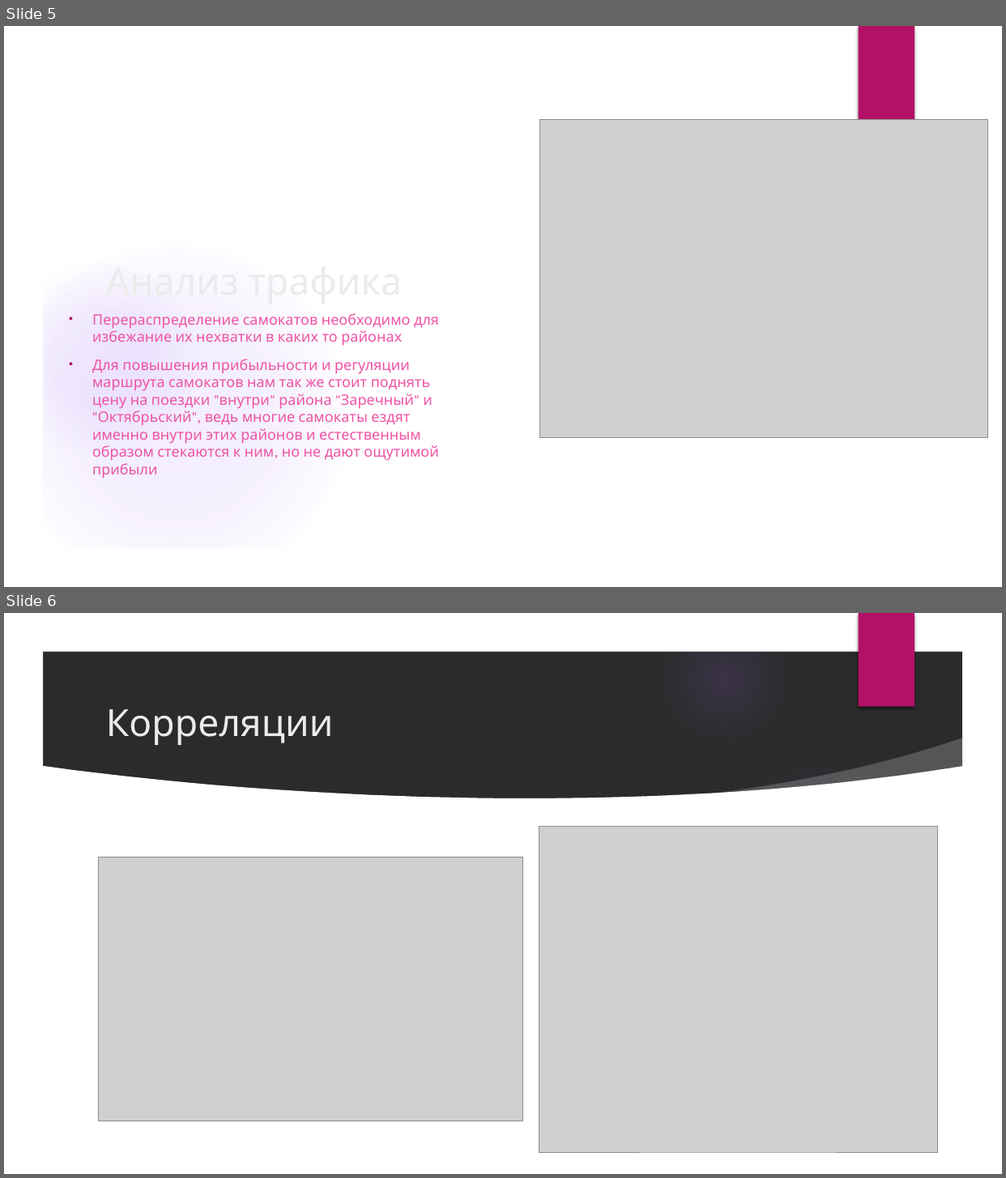
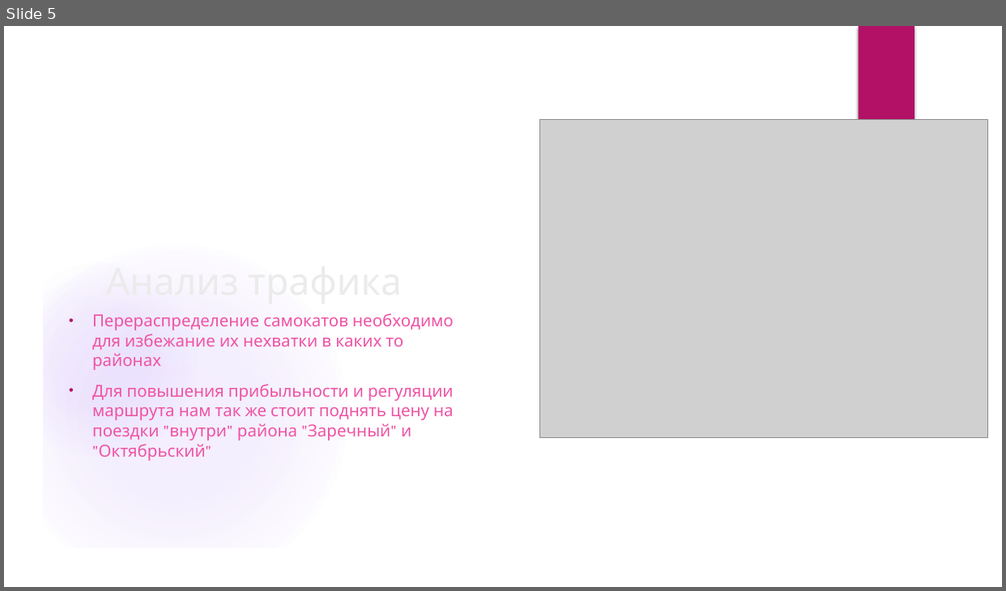
Before and after one commit to BlackkkMaster/ad_project_team16, a slide deck: Исследование спроса на самокаты.pptx. Shown one above the other, each under a label of ours: slides 5 and 6 before the commit, slide 5 after it. The pictures are 1006x1178 and 1006x591 pixels, drawn with LibreOffice and Linux fonts; fonts in the diff are those of the drawing; grey boxes stand for pictures; background and template pictures are left out; a plain dark background stands for a picture behind light text. Boxes give left, top, right and bottom in pixels: in the first picture for what was removed or moved away, otherwise in the second. Text is boxed around its words. In the diff, an @@ line names an element or a change of style, - is before the commit and + after.

```diff
--- a/Исследование спроса на самокаты.pptx
+++ b/Исследование спроса на самокаты.pptx
@@ slide 6 removed at box(4, 613, 1002, 1174), background picture (left out); not listed: 6 template elements that a slide beside it also shows @@
@@ title removed at box(106, 709, 334, 745) @@
-Корреляции
@@ freeform shape removed at box(698, 738, 971, 820) @@
@@ ellipse removed at box(709, 750, 939, 981) @@
@@ freeform shape removed at box(41, 766, 965, 1137) @@
@@ picture removed at box(539, 826, 938, 1152) @@
@@ picture removed at box(98, 857, 522, 1122) @@
@@ slide 5 changed as well @@
@@ text at box(92, 314, 454, 370): size 14 to 16 pt in "Перераспределение самокатов необходимо для избежание их нехв ..." @@
@@ text at box(92, 384, 454, 461): text changed; size 14 to 16 pt @@
-• Для повышения прибыльности и регуляции маршрута самокатов нам так же стоит поднять цену на поездки "внутри" района "Заречный" и "Октябрьский", ведь многие самокаты ездят именно внутри этих районов и естественным образом стекаются к ним, но не дают ощутимой прибыли
+• Для повышения прибыльности и регуляции маршрута нам так же стоит поднять цену на поездки "внутри" района "Заречный" и "Октябрьский"
```
Also in this commit, not shown: 4 other slides changed, 5 slides added, 6 other slides removed, 1 other file.
